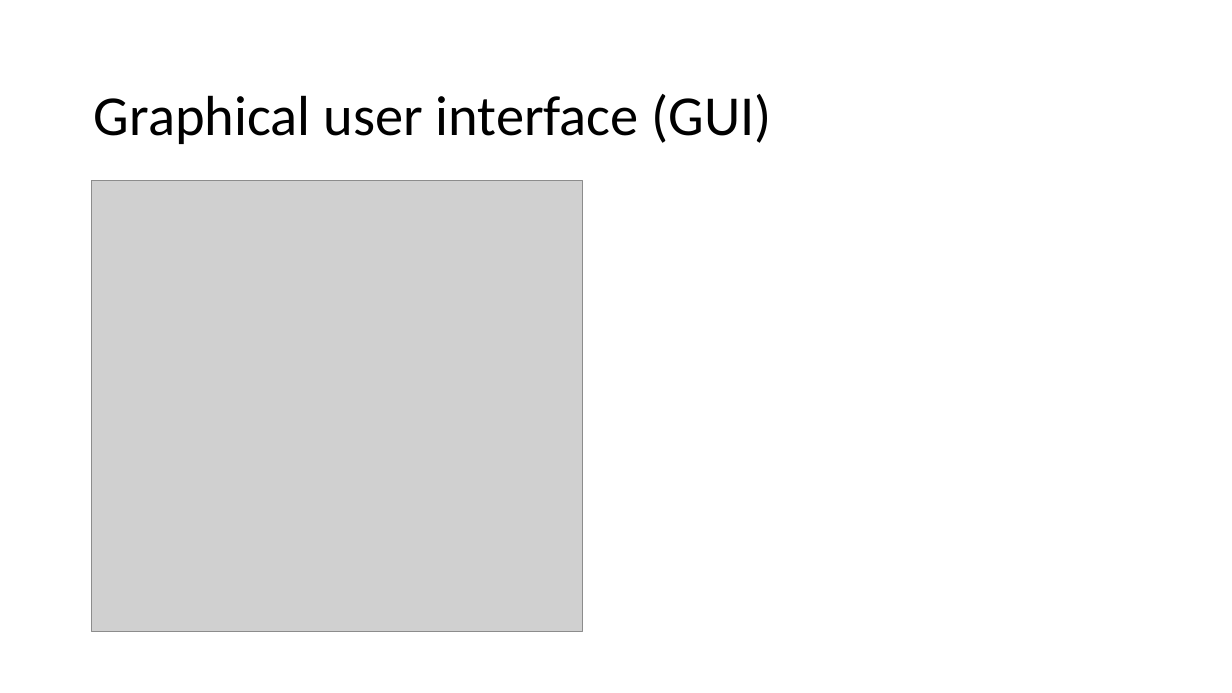
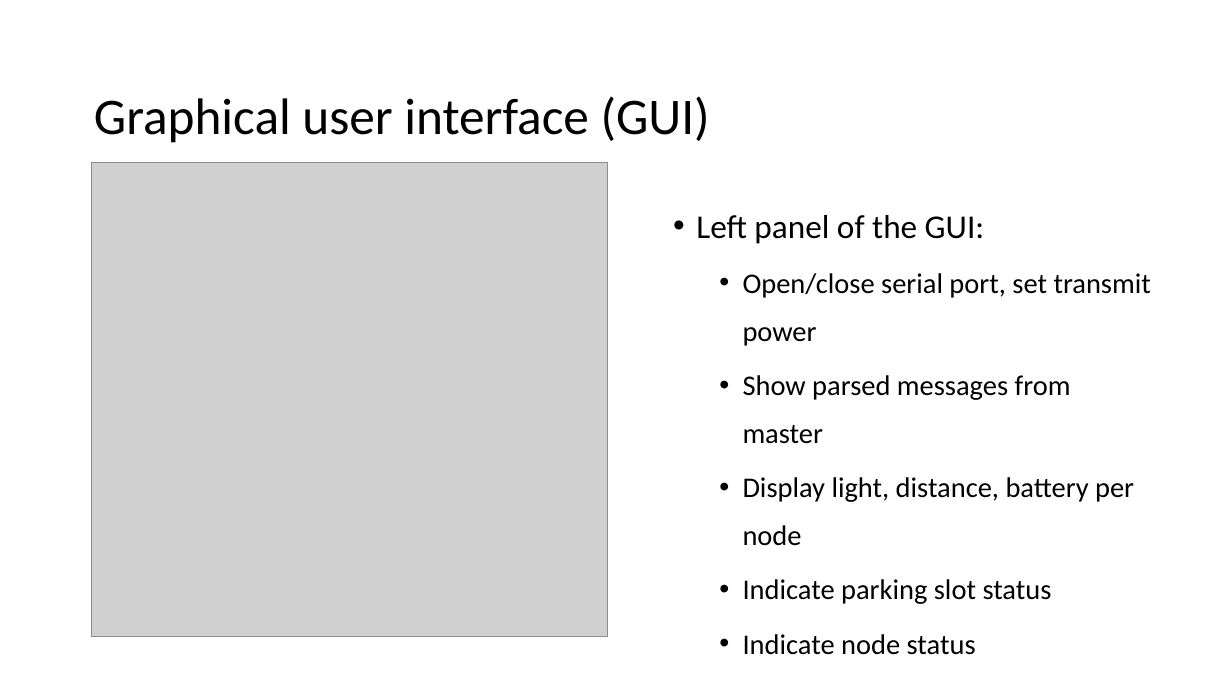
Before and after one commit to Codaxx/WSN_Lab_2025, a slide deck: slide 6 of wsnlab-ss25-final-group2.pptx (slide 5 before the commit). Drawn at 1232x693 pixels with LibreOffice and Linux fonts; fonts in the diff are those of the drawing; grey boxes stand for pictures; background and template pictures are left out. Boxes give left, top, right and bottom in pixels: in the first picture for what was removed or moved away, otherwise in the second. Text is boxed around its words. In the diff, an @@ line names an element or a change of style, - is before the commit and + after.

```diff
--- a/wsnlab-ss25-final-group2.pptx
+++ b/wsnlab-ss25-final-group2.pptx
@@ title "Graphical user interface (GUI)" at box(94, 96, 710, 143): size 44 to 40 pt @@
@@ picture: place and size @@
-picture at box(91, 180, 582, 632)
+picture at box(91, 163, 607, 637)
@@ text added at box(696, 215, 1151, 604), 22.2 pt, text #000000 @@
+• Left panel of the GUI:
+  • Open/close serial port, set transmit power
+  • Show parsed messages from master
+  • Display light, distance, battery per node
+  • Indicate parking slot status
+  • Indicate node status
```
Also in this commit, not shown: 11 other slides changed, 3 slides added.
